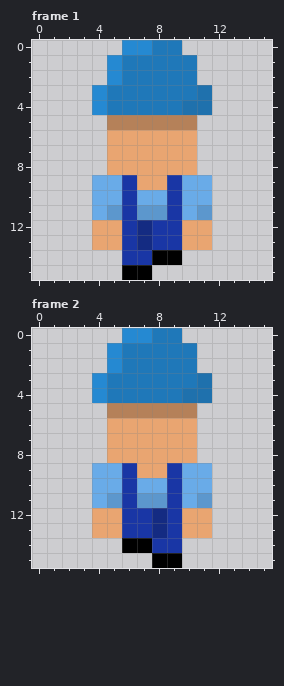
Two versions of one pixel-art file, Assets/Sprites/BlueGhost/JohnDeadUp.aseprite. Above, as it was before the edit.
16x16 pixels, 2 frames. Shown: frame 1, frame 2.
The same view after the edit:
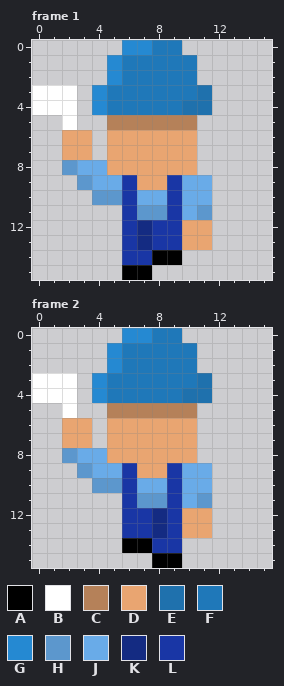
Palette (. is transparent): A #000000  B #ffffff  C #b58159  D #e9a571  E #1f71ad  F #1f78b9  G #2589d2  H #5c97cd  J #69abe8  K #142b82  L #1936a5
From old to new:
Changed rows in their new state; - is an unchanged pixel.
Frame 1:
first column x 0:
 3 BBB---
 4 BBB---
 5 --B---
 6 --DD--
 7 --DD--
 8 --HJJ-
 9 ---H--
10 ----HH
11 ----..
12 ----..
13 ----..
Frame 2: the same change as frame 1
Where, in picture pixels (left, top, right, bottom), the same in both pictures:
changed: (32, 85, 122, 250)
changed: (32, 373, 122, 538)
